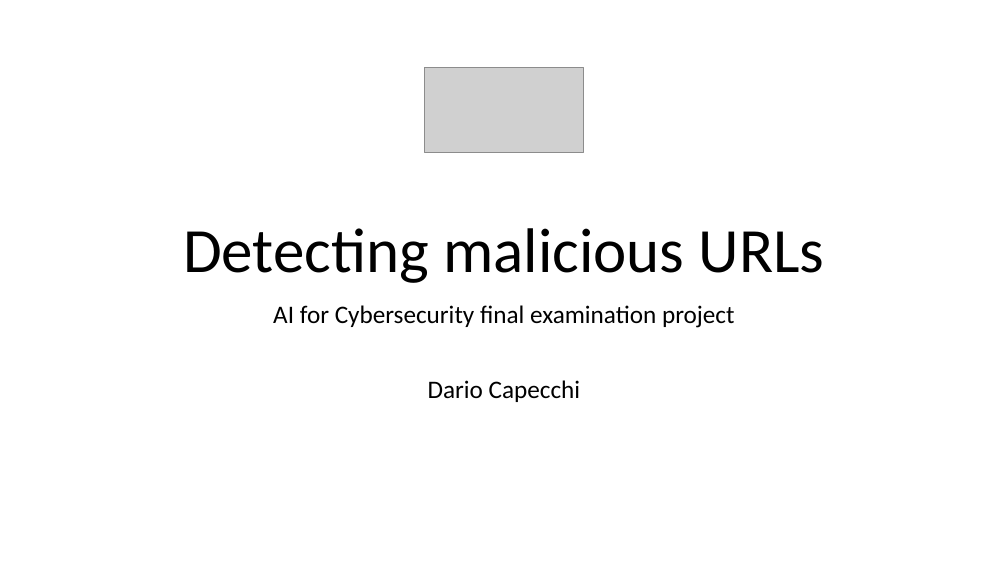
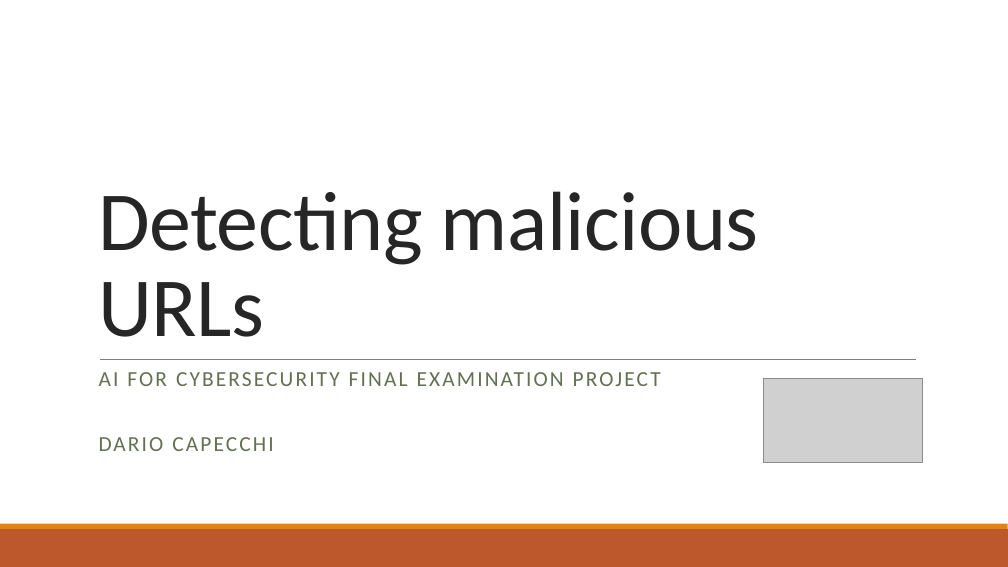
Before and after one commit to Metalcape/url-classifier, a slide deck: slide 1 of slides.pptx. Drawn at 1008x567 pixels with LibreOffice and Linux fonts; fonts in the diff are those of the drawing; grey boxes stand for pictures. Boxes give left, top, right and bottom in pixels: in the first picture for what was removed or moved away, otherwise in the second. Text is boxed around its words. In the diff, an @@ line names an element or a change of style, - is before the commit and + after.

```diff
--- a/slides.pptx
+++ b/slides.pptx
@@ title "Detecting malicious URLs": place and size @@
-title "Detecting malicious URLs" at <box>183,228,825,283</box>
+title "Detecting malicious URLs" at <box>98,191,759,337</box>
@@ title "Detecting malicious URLs" at <box>98,191,759,337</box>: size 60 to 80 pt, text colour #000000 to #262626, letter spacing 0 to -0.5 pt; alignment centre to left; line spacing 0.9 to 0.85 @@
@@ line added from (100, 359) to (917, 359), #808080 0.5 pt @@
@@ subtitle at <box>99,372,564,451</box>: text changed; size 24 to 20.4 pt; text colour #000000 to #637052 @@
-AI for Cybersecurity final examination project
-Dario Capecchi
+AI FOR CYBERSECURITY FINAL EXAMINATION PROJECT
+DARIO CAPECCHI
@@ picture: place and size @@
-picture at <box>425,67,584,152</box>
+picture at <box>764,378,923,463</box>
@@ rectangle added at <box>0,529,1008,567</box>, fill #BD582C @@
@@ rectangle added at <box>0,524,1008,529</box>, fill #E48312 @@
```
Also in this commit, not shown: 5 other slides changed.
